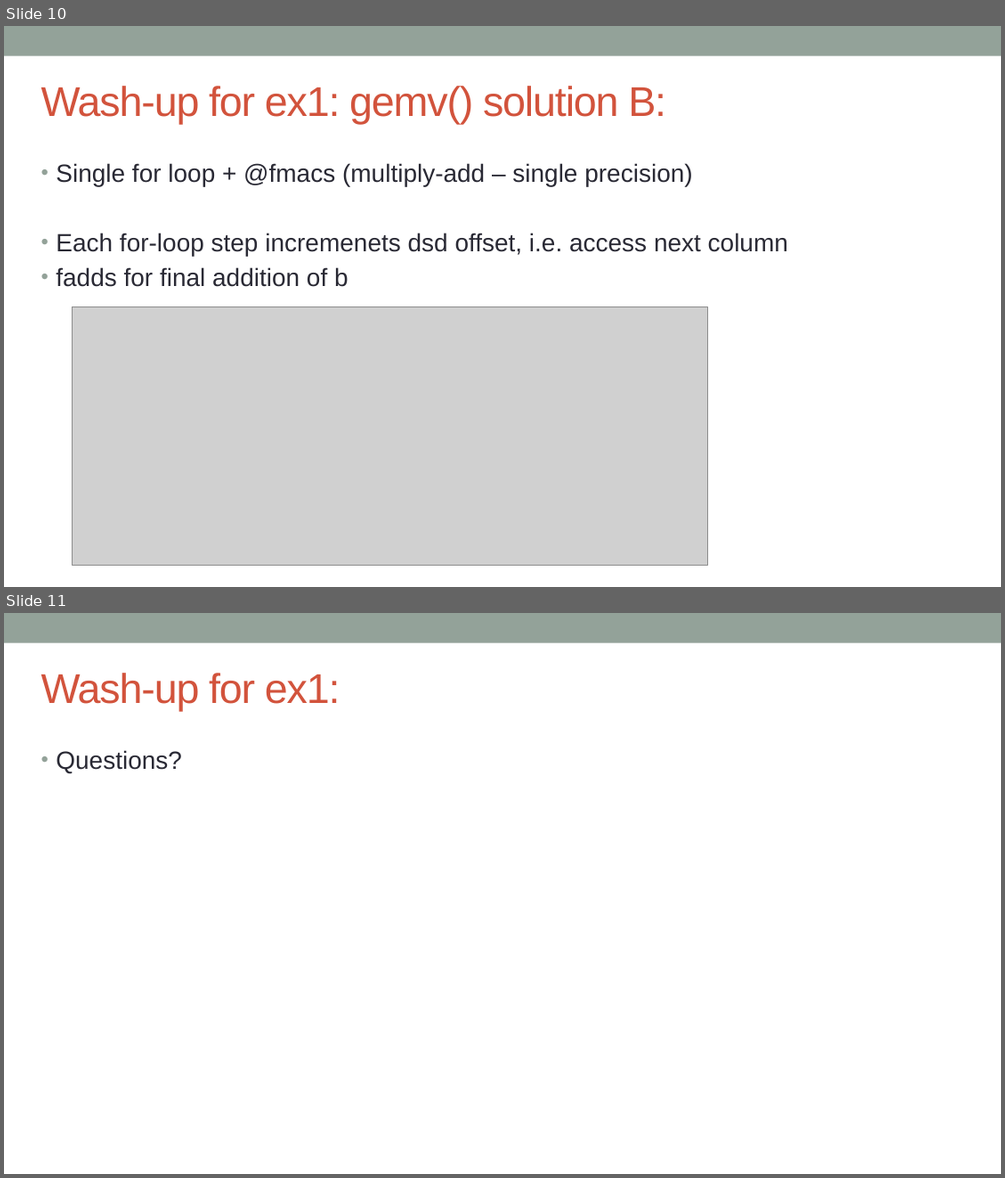
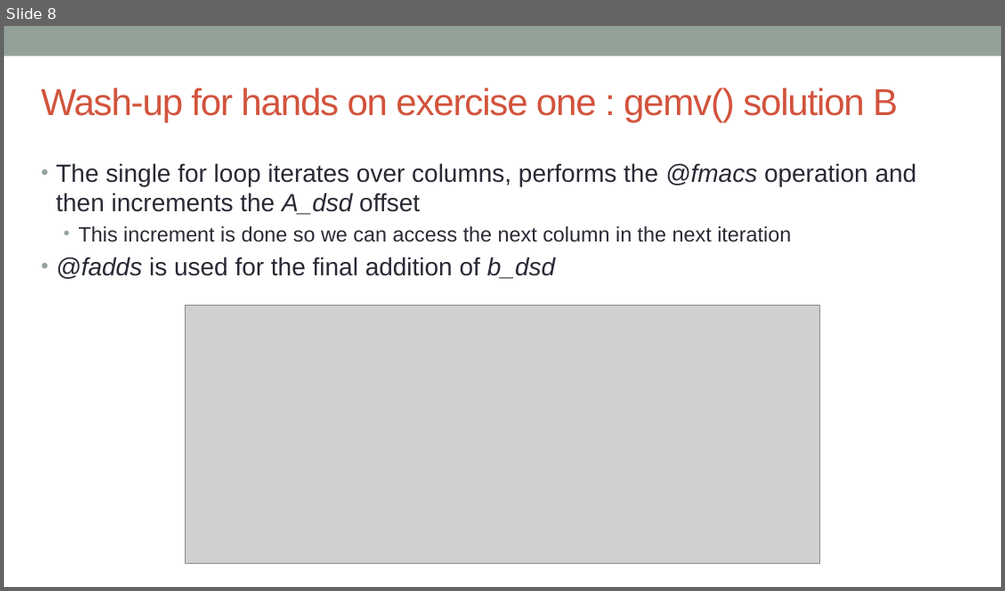
Before and after one commit to EPCCed/cs2-sdk-training, a slide deck: lectures/powerpoints/hands-on-1+washup.pptx. Shown one above the other, each under a label of ours: slides 10 and 11 before the commit, slide 8 after it. The pictures are 1005x1178 and 1005x591 pixels, drawn with LibreOffice and Linux fonts; fonts in the diff are those of the drawing; grey boxes stand for pictures. Boxes give left, top, right and bottom in pixels: in the first picture for what was removed or moved away, otherwise in the second. Text is boxed around its words. In the diff, an @@ line names an element or a change of style, - is before the commit and + after.

```diff
--- a/lectures/powerpoints/hands-on-1+washup.pptx
+++ b/lectures/powerpoints/hands-on-1+washup.pptx
@@ slide 11 removed at <box>4,613,1001,1174</box>, background #FFFFFF; not listed: 1 template element that a slide beside it also shows @@
@@ title removed at <box>41,673,340,712</box> @@
-Wash-up for ex1:
@@ text removed at <box>56,750,182,773</box> @@
-• Questions?
@@ what was slide 10 is now slide 8 @@
@@ slide 8 changed as well @@
@@ title at <box>41,87,898,122</box>: text changed; size 40 to 36 pt @@
-Wash-up for ex1: gemv() solution B:
+Wash-up for hands on exercise one : gemv() solution B
@@ text at <box>56,163,917,279</box>: text changed @@
-• Single for loop + @fmacs (multiply-add – single precision)
-• Each for-loop step incremenets dsd offset, i.e. access next column
-• fadds for final addition of b
+• The single for loop iterates over columns, performs the @fmacs operation and then increments the A_dsd offset
+  • This increment is done so we can access the next column in the next iteration
+• @fadds is used for the final addition of b_dsd
@@ picture: place and size @@
-picture at <box>72,306,708,564</box>
+picture at <box>185,305,821,563</box>
```
Also in this commit, not shown: 7 other slides changed, 2 other slides removed.
